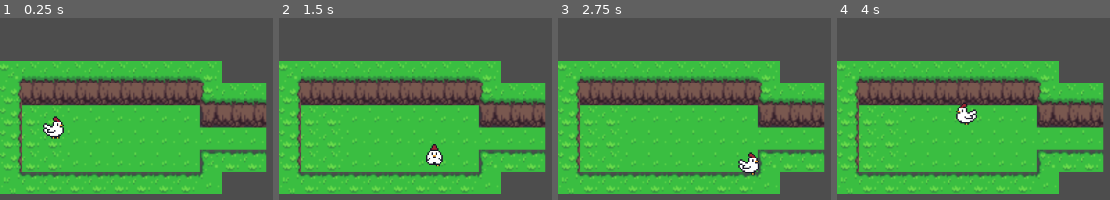
Above: before the commit, frames 1-4 (left to right).
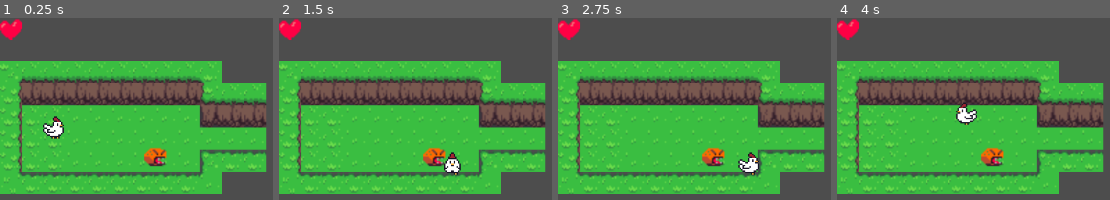
Above: after the commit, the same moments.

Repository: hansonry/chicken-rising
Game: Godot game, scene res://start.tscn
Same seed, same stepped clock (60 frames per second), same inputs: the game is played once before the commit and once after it.
Inputs:
- Up to frame 1 (0.25 s): no input
- Up to frame 2 (1.5 s): tap Enter at 0.5 s; hold D (Right) 0.53-1.28 s; hold S (Down) from 1.28 s (still down)
- Up to frame 3 (2.75 s): tap Space at 2 s; release S (Down) at 2.03 s; hold D (Right) from 2.03 s (still down)
- Up to frame 4 (4 s): tap Enter at 2.75 s; release D (Right) at 2.78 s; hold W (Up) 2.78-3.53 s; tap Space at 3.5 s; hold A (Left) from 3.53 s (still down)

The runs differ from the first frame. In frame 1, 1.4% of the frame differs, in the area x 0-62%, y 0-82%; in frame 2, 2.0%, in the area x 0-67%, y 0-87%; in frame 3, 1.4%; in frame 4, 1.4%.
Error after the commit: Invalid access to property or key 'texture' on a base object of type 'Nil'. (res://Life.gd:9)

Commit message:
Skeleton for HP system added
added some hit and hurt boxes
updated the collision layers
added some not-so-done scripts for damage.
created a bad guy

Diff:
--- /dev/null
+++ b/Life.gd
@@ -0,0 +1,10 @@
+extends Control
+
+@onready var hearts = $Hearts as TextureRect
+
+var heart_pxls=16
+# Called when the node enters the scene tree for the first time.
+
+func _on_player_player_life_changed(player_hearts :float):
+	hearts.texture.scale = heart_pxls * player_hearts
+	print("Hearts changed to " + str(player_hearts))
--- /dev/null
+++ b/bad_guy/baddie.tscn
@@ -0,0 +1,29 @@
+[gd_scene load_steps=4 format=3 uid="uid://5dp6yyeg32m6"]
+
+[ext_resource type="Texture2D" uid="uid://c3c2m4k5dli7b" path="res://bad_guy/baddie_temp_II.png" id="1_pb3jy"]
+
+[sub_resource type="CircleShape2D" id="CircleShape2D_obcqa"]
+radius = 9.0
+
+[sub_resource type="CircleShape2D" id="CircleShape2D_42g0g"]
+
+[node name="CharacterBody2D" type="CharacterBody2D"]
+collision_layer = 5
+collision_mask = 7
+
+[node name="PhysicsCollider" type="CollisionShape2D" parent="."]
+position = Vector2(0, 1)
+scale = Vector2(1, 0.7)
+shape = SubResource("CircleShape2D_obcqa")
+
+[node name="Sprite2D" type="Sprite2D" parent="."]
+texture = ExtResource("1_pb3jy")
+
+[node name="HitBox" type="Area2D" parent="."]
+collision_layer = 4
+collision_mask = 2
+
+[node name="HitBoxCollider" type="CollisionShape2D" parent="HitBox"]
+position = Vector2(0, 1)
+scale = Vector2(0.9, 0.6)
+shape = SubResource("CircleShape2D_42g0g")
--- a/player.gd
+++ b/player.gd
@@ -3,6 +3,13 @@
 var last_direction: String = "Right"
 
 const SPEED = 100.0
+
+signal player_life_changed
+
+var health = 3
+
+func _ready():
+	emit_signal("player_life_changed", health)
 
 func _physics_process(delta):
 	var moving :bool = false
@@ -36,3 +43,7 @@
 		$AnimatedSprite2D.play("Idel" + last_direction)
 
 	move_and_slide()
+
+
+func hurt(damage):
+	emit_signal("player_life_changed",health)
--- a/player.tscn
+++ b/player.tscn
@@ -104,6 +104,8 @@
 }]
 
 [node name="Player" type="CharacterBody2D"]
+collision_layer = 2
+collision_mask = 5
 script = ExtResource("1_t5qbh")
 
 [node name="Sprite2D" type="Sprite2D" parent="."]
@@ -112,10 +114,17 @@
 region_enabled = true
 region_rect = Rect2(0, 0, 16, 32)
 
-[node name="CollisionShape2D" type="CollisionShape2D" parent="."]
+[node name="PhysicsCollider" type="CollisionShape2D" parent="."]
 shape = SubResource("CircleShape2D_5rjv6")
 
 [node name="AnimatedSprite2D" type="AnimatedSprite2D" parent="."]
 scale = Vector2(0.25, 0.25)
 sprite_frames = SubResource("SpriteFrames_str2w")
 animation = &"IdelRight"
+
+[node name="HurtBox" type="Area2D" parent="."]
+collision_layer = 2
+collision_mask = 4
+
+[node name="HurtBoxCollider" type="CollisionShape2D" parent="HurtBox"]
+shape = SubResource("CircleShape2D_5rjv6")
--- a/project.godot
+++ b/project.godot
@@ -46,6 +46,13 @@
 ]
 }
 
+[layer_names]
+
+2d_physics/layer_1="Terrain"
+2d_physics/layer_2="Player"
+2d_physics/layer_3="Enemy"
+2d_physics/layer_4="Damage"
+
 [rendering]
 
 renderer/rendering_method="gl_compatibility"
--- a/start.tscn
+++ b/start.tscn
@@ -1,8 +1,11 @@
-[gd_scene load_steps=6 format=3 uid="uid://cvrp2utnihhdy"]
+[gd_scene load_steps=9 format=3 uid="uid://cvrp2utnihhdy"]
 
 [ext_resource type="Texture2D" uid="uid://c5eqyvuonqoai" path="res://assets/temperary/Overworld.png" id="1_avw08"]
 [ext_resource type="PackedScene" uid="uid://bbatgl7nspoa0" path="res://player.tscn" id="2_mndck"]
 [ext_resource type="AudioStream" uid="uid://souml4m05ofa" path="res://assets/ChickenBeat_v1.ogg" id="3_283xi"]
+[ext_resource type="PackedScene" uid="uid://5dp6yyeg32m6" path="res://bad_guy/baddie.tscn" id="4_in4qt"]
+[ext_resource type="Texture2D" uid="uid://bplqdp1mutskr" path="res://ui_heart.png" id="5_7jiua"]
+[ext_resource type="Script" path="res://Life.gd" id="5_ig0b5"]
 
 [sub_resource type="TileSetAtlasSource" id="TileSetAtlasSource_qy2ta"]
 texture = ExtResource("1_avw08")
@@ -3256,3 +3259,23 @@
 stream = ExtResource("3_283xi")
 volume_db = -1.0
 autoplay = true
+
+[node name="CharacterBody2D" parent="." instance=ExtResource("4_in4qt")]
+position = Vector2(112, 99)
+
+[node name="UI" type="CanvasLayer" parent="."]
+
+[node name="Life" type="Control" parent="UI"]
+layout_mode = 3
+anchors_preset = 0
+offset_right = 40.0
+offset_bottom = 40.0
+script = ExtResource("5_ig0b5")
+
+[node name="TextureProgressBar" type="TextureProgressBar" parent="UI/Life"]
+layout_mode = 0
+offset_right = 40.0
+offset_bottom = 40.0
+texture_over = ExtResource("5_7jiua")
+
+[connection signal="player_life_changed" from="Player" to="UI/Life" method="_on_player_player_life_changed"]
Binary file added: bad_guy/baddie_temp.png
Not shown, added: bad_guy/baddie_temp.png.import
Binary file added: bad_guy/baddie_temp_II.png
Not shown, added: bad_guy/baddie_temp_II.png.import
Binary file added: ui_heart.png
Not shown, added: ui_heart.png.import
Not shown, added: bad_guy/baddie.pdn
